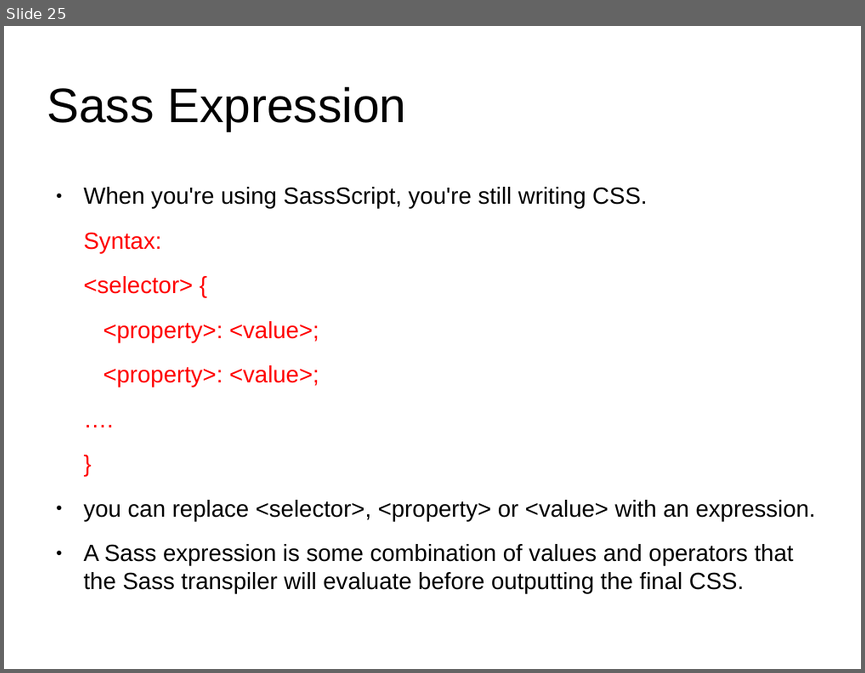
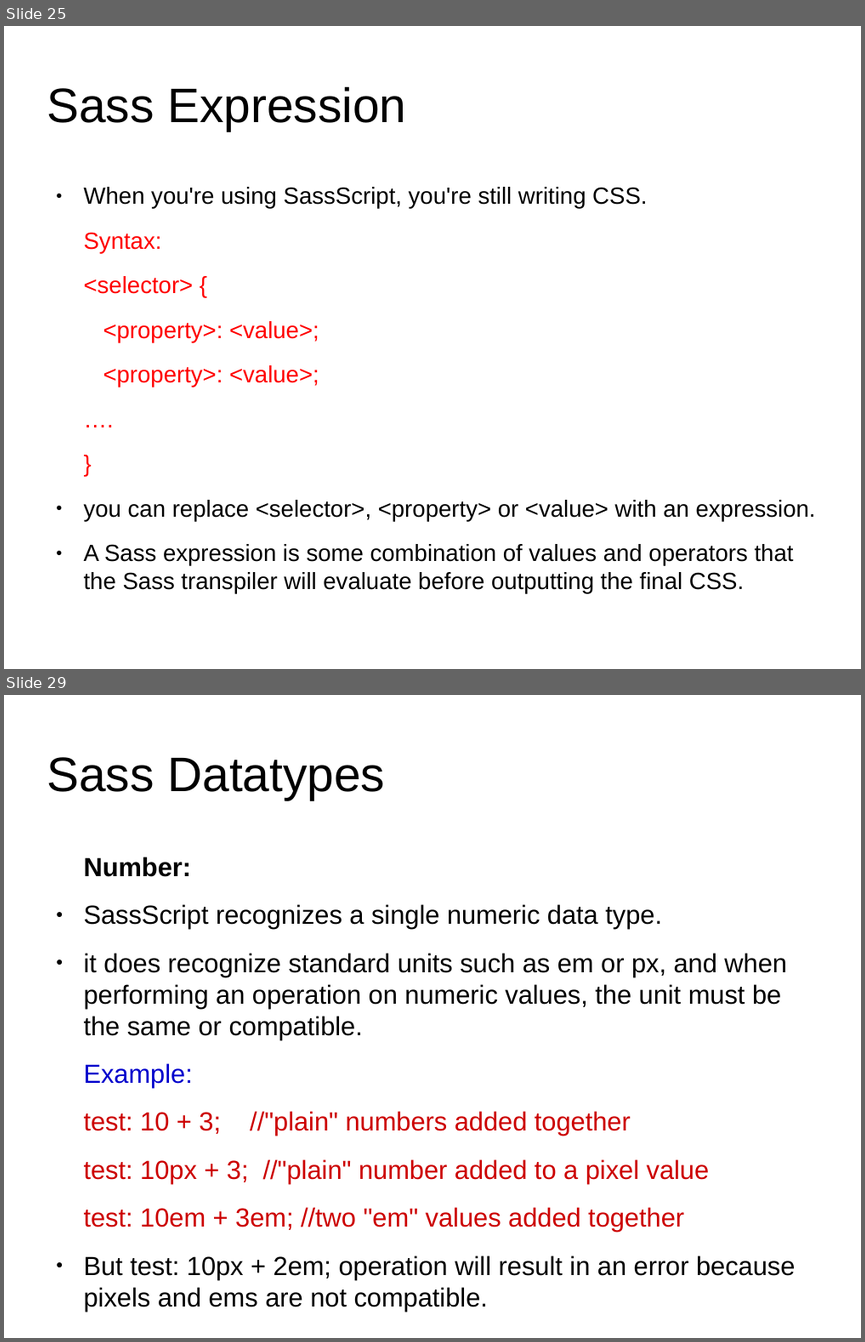
Before and after one commit to anumsh/SASS-Basics, a slide deck: SASS_basics.odp. Shown one above the other, each under a label of ours: slide 25 before the commit, slides 25 and 29 after it; the slides between them are not shown. The pictures are 865x673 and 865x1342 pixels, drawn with LibreOffice and Linux fonts; fonts in the diff are those of the drawing; background and template pictures are left out. Boxes give left, top, right and bottom in pixels: in the first picture for what was removed or moved away, otherwise in the second. Text is boxed around its words. In the diff, an @@ line names an element or a change of style, - is before the commit and + after.

Commit message:
feat: Sass Datatypes

```diff
--- a/SASS_basics.odp
+++ b/SASS_basics.odp
@@ slide 29 added at box(4, 695, 861, 1338), background #FFFFFF @@
@@ title added at box(46, 757, 385, 800), 44.8 pt, text #000000 @@
+Sass Datatypes
@@ text added at box(84, 857, 794, 1310), 24.3 pt, text #000000 @@
+Number:
+● SassScript recognizes a single numeric data type.
+● it does recognize standard units such as em or px, and when performing an operation on numeric values, the unit must be the same or compatible.
+Example:
+test: 10 + 3; //"plain" numbers added together
+test: 10px + 3; //"plain" number added to a pixel value
+test: 10em + 3em; //two "em" values added together
+● But test: 10px + 2em; operation will result in an error because pixels and ems are not compatible.
```
Also in this commit, not shown: 1 slide changed, 3 other slides added.
